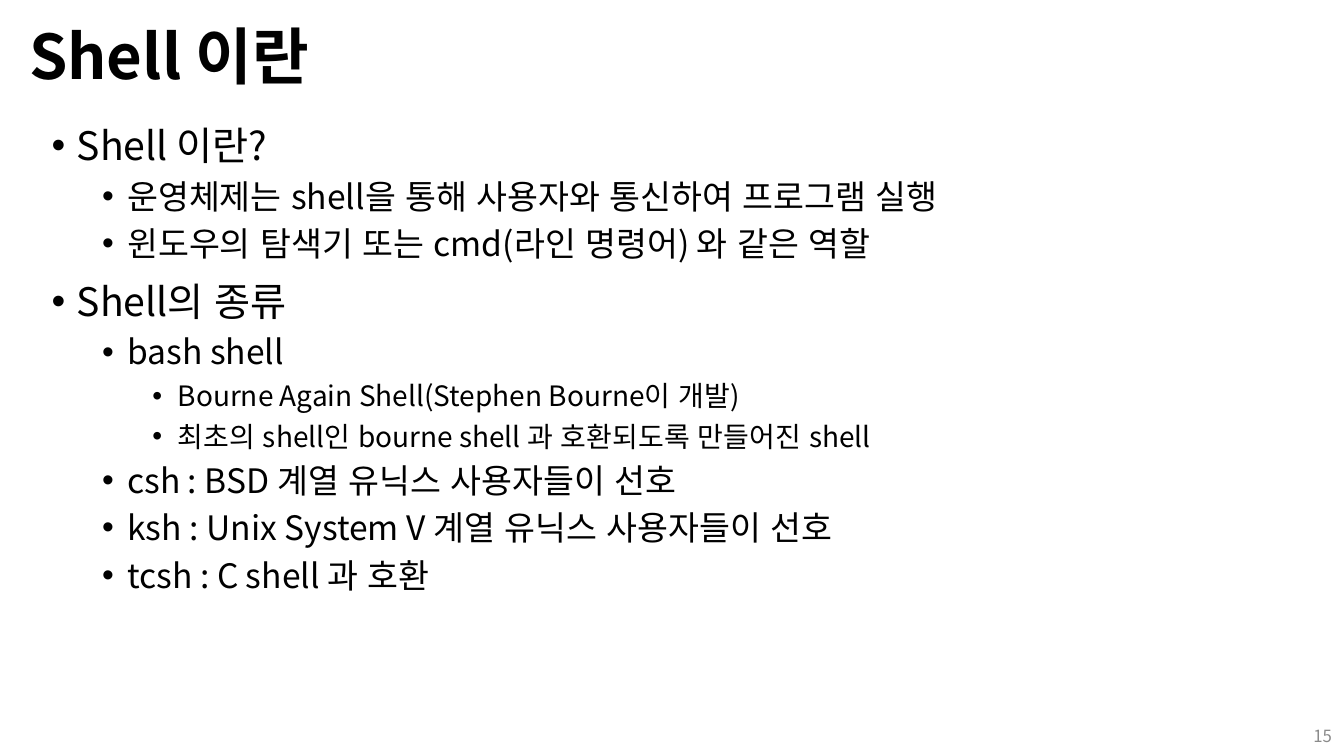
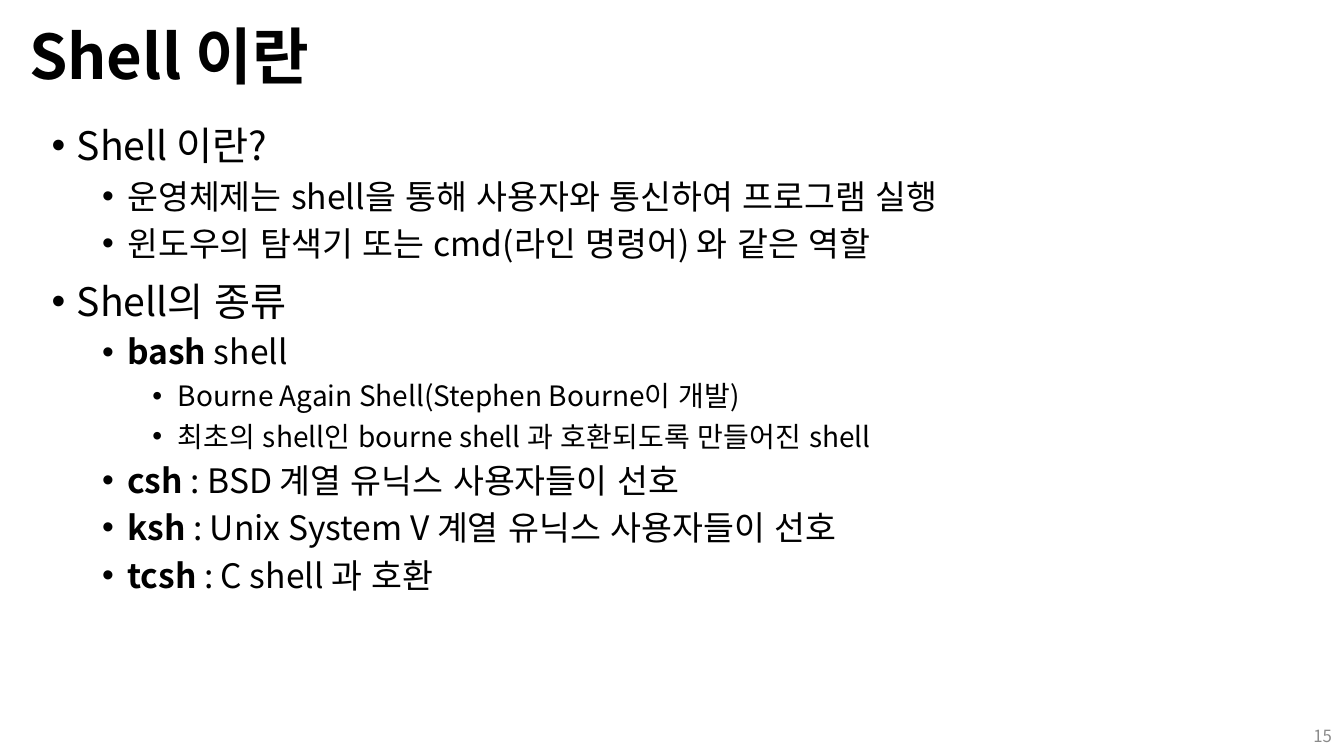
Before and after one commit to Open-Source-Programming/OpenSource-Lec, a slide deck: slide 15 of 01-linux.pptx. Drawn at 1344x756 pixels with LibreOffice and Linux fonts; fonts in the diff are those of the drawing. Boxes give left, top, right and bottom in pixels: in the first picture for what was removed or moved away, otherwise in the second. Text is boxed around its words. In the diff, an @@ line names an element or a change of style, - is before the commit and + after.

```diff
--- a/01-linux.pptx
+++ b/01-linux.pptx
@@ text at <box>127,337,836,591</box>: bold on in "bash", "csh", "ksh", "tcsh" @@
```
Also in this commit, not shown: 5 other slides changed.
